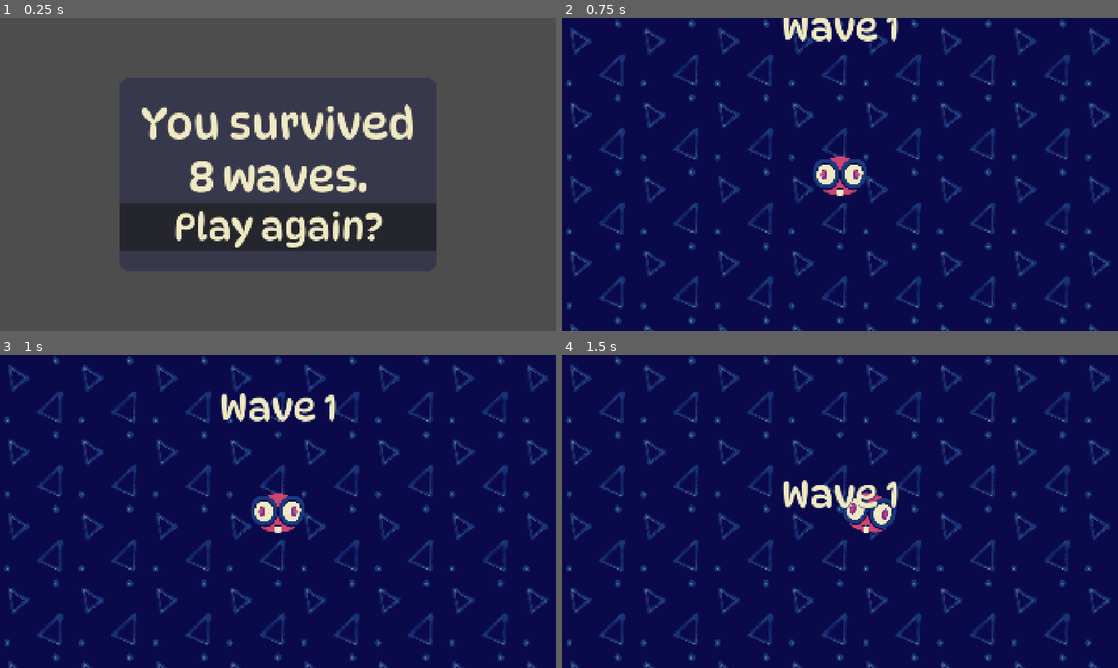
Above: before the commit, frames 1-4 (two rows, left to right).
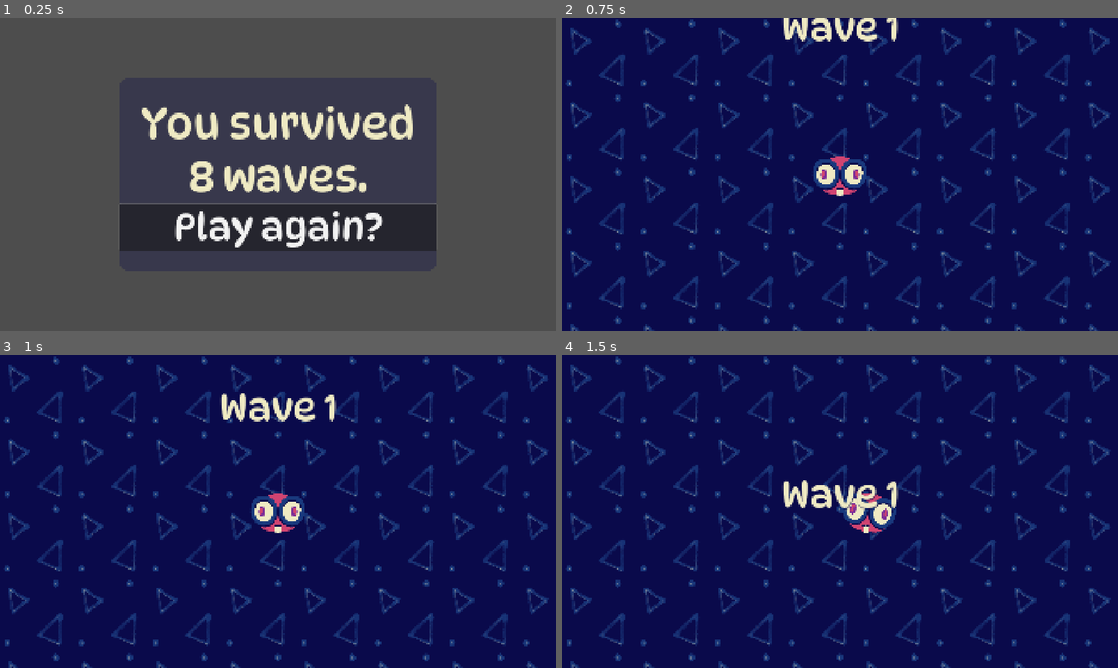
Above: after the commit, the same moments.

Repository: squarepear/ggj-26
Game: Godot game, scene res://menus/game_over_menu.tscn
Same seed, same stepped clock (60 frames per second), same inputs: the game is played once before the commit and once after it. This scene is started directly instead of the project's main scene.
Inputs:
- Up to frame 1 (0.25 s): no input
- Up to frame 2 (0.75 s): click "Play again?" at 0.5 s
- Up to frame 3 (1 s): no input
- Up to frame 4 (1.5 s): hold D (move_right) from 1.28 s (still down)

The runs differ from the first frame. In frame 1, 1.7% of the frame differs, in the area x 21-79%, y 59-74%; in frame 2, nothing differs; in frame 3, nothing differs; in frame 4, nothing differs.

Commit message:
Auto focus buttons

Diff:
--- a/project/menus/game_over_menu.gd
+++ b/project/menus/game_over_menu.gd
@@ -1,4 +1,9 @@
 extends Control
+
+@onready var _play_again_button: Button = $PanelContainer/VBoxContainer/PlayAgainButton
+
+func _ready() -> void:
+	_play_again_button.grab_focus.call_deferred()
 
 
 func update_waves_label(waves: int) -> void:
--- a/project/menus/main_menu.gd
+++ b/project/menus/main_menu.gd
@@ -1,4 +1,10 @@
 extends Control
+
+@onready var _button: Button = $CanvasLayer/Button
+
+
+func _ready():
+	_button.grab_focus.call_deferred()
 
 
 func _on_timer_timeout() -> void:
